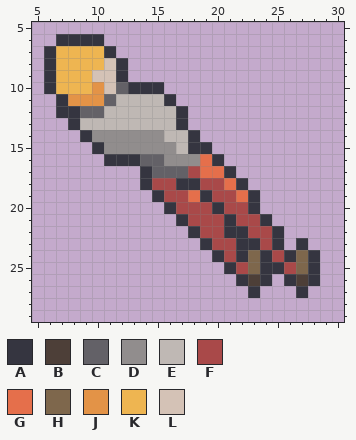
Pixel-art sprite -- Sprites/Player/guy_up_0.png. Above: the version before the commit.
The file is 32x32 pixels. Shown: x 5..30, y 5..29.
Palette (. is transparent): A #353540  B #4d3f38  C #636167  D #918d8d  E #bfb8b4  F #a94949  G #e56f4b  H #7e674c  J #e39347  K #eeb551  L #d4c2b6
And afterwards:
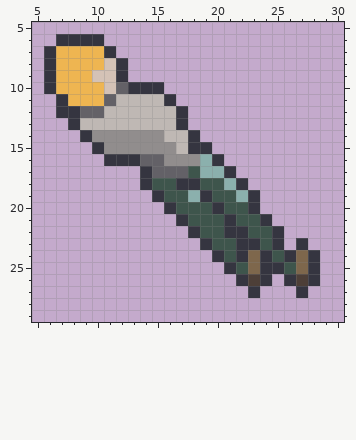
Changes in this commit:
@@ palette @@
-F #a94949
+F #3e554c
-G #e56f4b
+G #8bb0ad
@@ x 6..12 @@
  9 AKKKLLA
-10 AKKKJLC
-11 .AJJJCE
+10 AKKKKLC
+11 .AKKKCE
 12 .AACCEE
Boxes around the changes in both pictures, in picture pixels (x1, y1, x2, y2):
changed: (68, 82, 104, 106)
changed: (152, 154, 296, 274)
